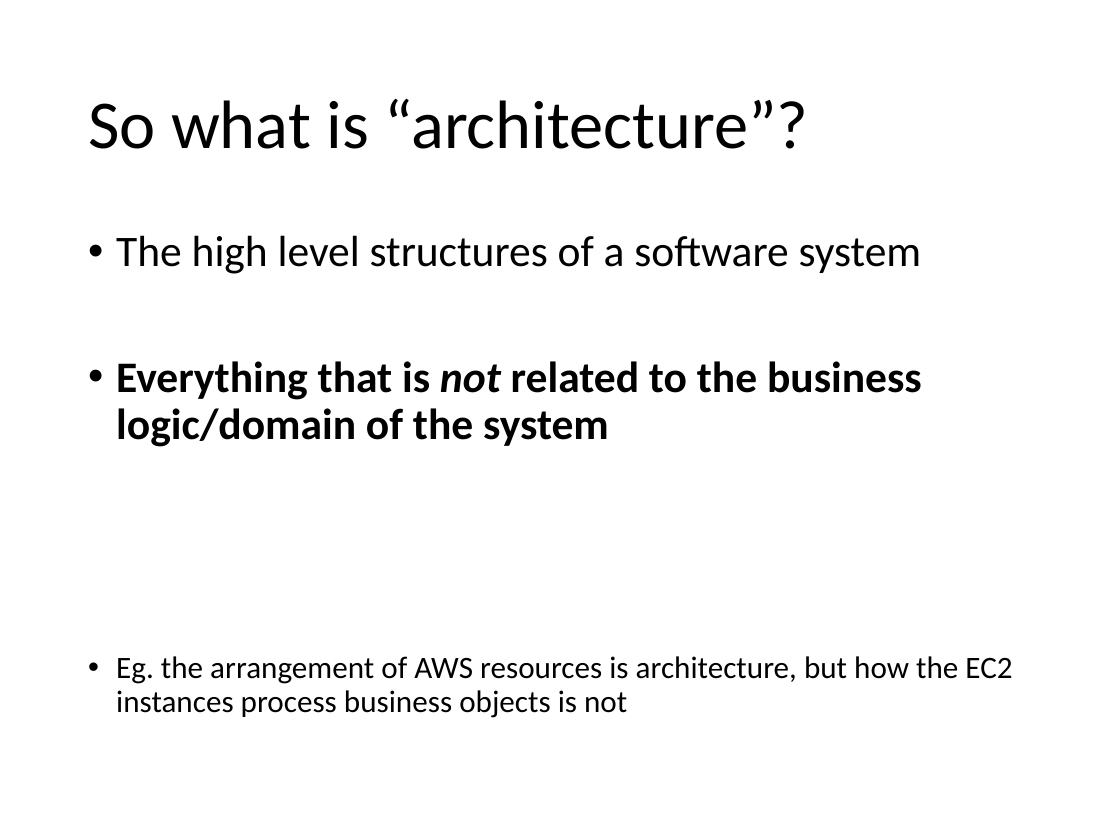
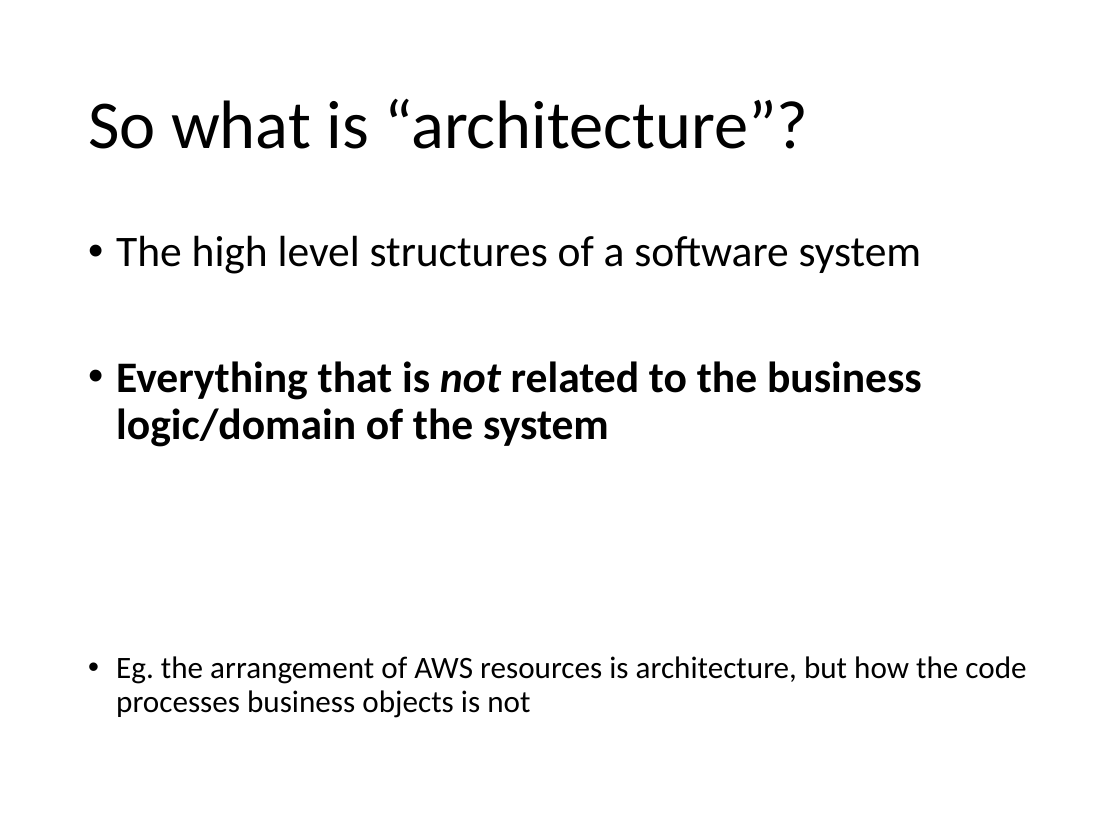
Before and after one commit to itascode/SU_SEGR_5240_18SQ, a slide deck: slide 11 of 03 - Patterns of Software Architecture.pptx (slide 10 before the commit). Drawn at 1120x840 pixels with LibreOffice and Linux fonts; fonts in the diff are those of the drawing. Boxes give left, top, right and bottom in pixels: in the first picture for what was removed or moved away, otherwise in the second. Text is boxed around its words. In the diff, an @@ line names an element or a change of style, - is before the commit and + after.

```diff
--- a/03 - Patterns of Software Architecture.pptx
+++ b/03 - Patterns of Software Architecture.pptx
@@ text at (x1=116, y1=656, x2=1026, y2=718): text changed @@
-• Eg. the arrangement of AWS resources is architecture, but how the EC2 instances process business objects is not
+• Eg. the arrangement of AWS resources is architecture, but how the code processes business objects is not
```
Also in this commit, not shown: 13 other slides changed, 2 slides added, 1 slide removed.
